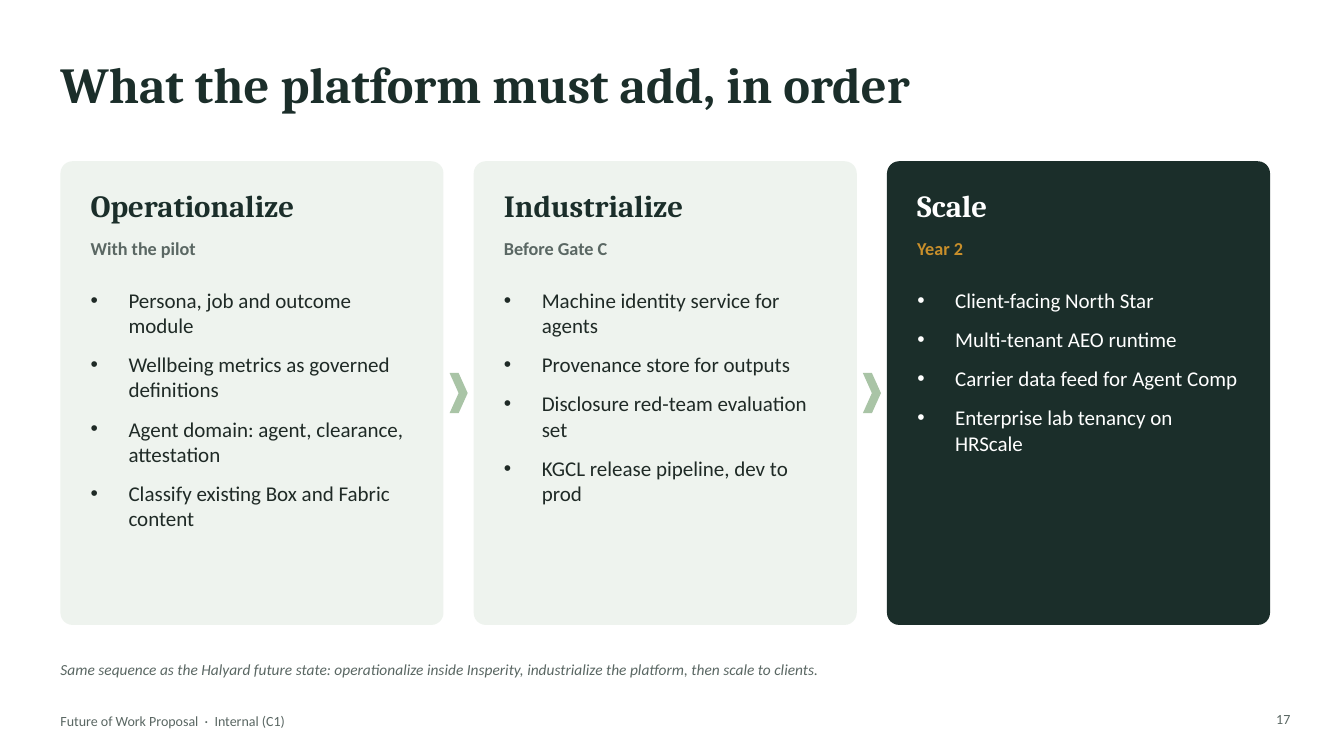
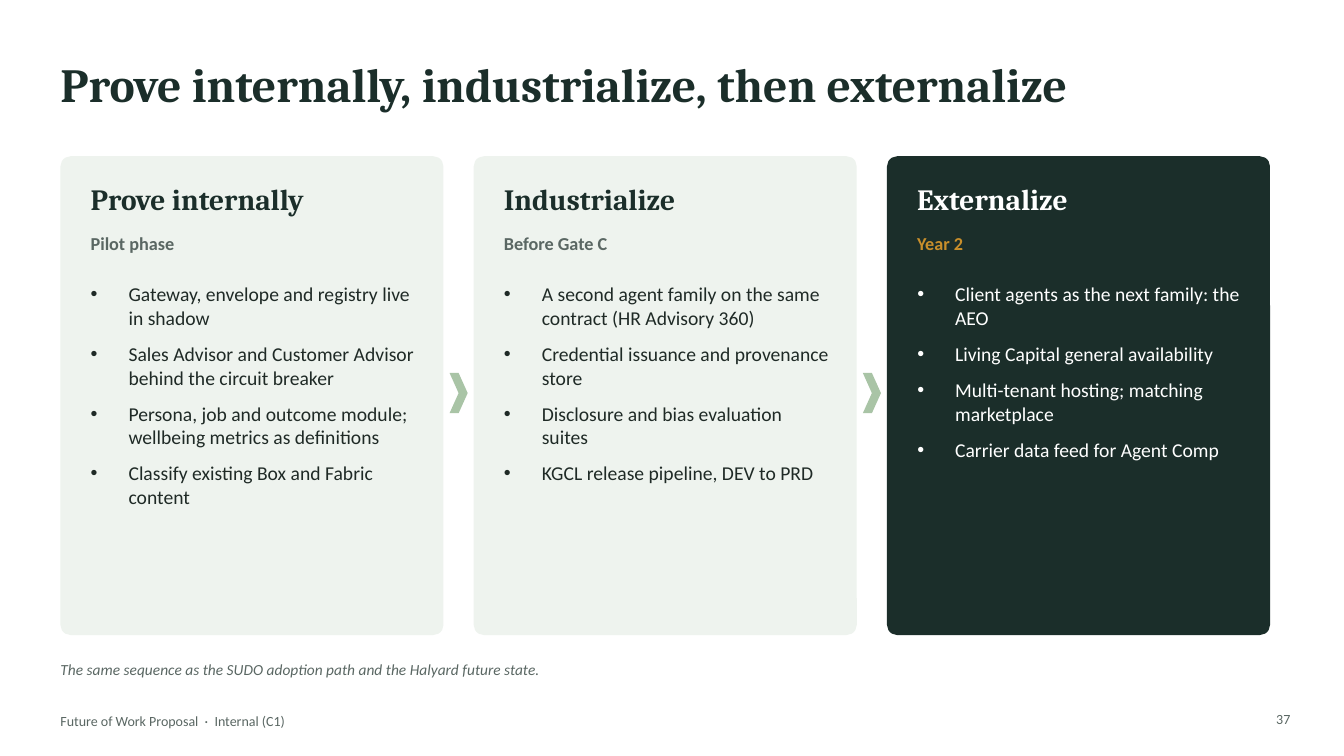
Before and after one commit to jeffw5/PLM-Dashboard, a slide deck: slide 37 of HR Services Provider/The Future of Work/Future-of-Work-Proposal.pptx (slide 17 before the commit). Drawn at 1344x756 pixels with LibreOffice and Linux fonts; fonts in the diff are those of the drawing. Boxes give left, top, right and bottom in pixels: in the first picture for what was removed or moved away, otherwise in the second. Text is boxed around its words. In the diff, an @@ line names an element or a change of style, - is before the commit and + after.

Commit message:
updated future work proposal

```diff
--- a/HR Services Provider/The Future of Work/Future-of-Work-Proposal.pptx
+++ b/HR Services Provider/The Future of Work/Future-of-Work-Proposal.pptx
@@ title at box(60, 69, 1067, 112): text changed; size 36 to 34 pt @@
-What the platform must add, in order
+Prove internally, industrialize, then externalize
@@ rounded rectangle: place and size @@
-rounded rectangle at box(60, 161, 444, 625)
+rounded rectangle at box(60, 156, 444, 635)
@@ rounded rectangle: place and size @@
-rounded rectangle at box(474, 161, 857, 625)
+rounded rectangle at box(474, 156, 857, 635)
@@ proportions changed in 3 elements at box(60, 156, 444, 635), box(474, 156, 857, 635), box(887, 156, 1270, 635) @@
@@ rounded rectangle: place and size @@
-rounded rectangle at box(887, 161, 1270, 625)
+rounded rectangle at box(887, 156, 1270, 635)
@@ text at box(91, 189, 304, 217): text changed; size 22 to 21 pt @@
-Operationalize
+Prove internally
@@ text "Industrialize" at box(504, 189, 675, 211): size 22 to 21 pt @@
@@ text at box(917, 189, 1068, 210): text changed; size 22 to 21 pt @@
-Scale
+Externalize
@@ text at box(91, 237, 174, 253): text changed @@
-With the pilot
+Pilot phase
@@ text "Before Gate C": place and size @@
-text "Before Gate C" at box(504, 242, 608, 255)
+text "Before Gate C" at box(504, 237, 608, 250)
@@ text "Year 2": place and size @@
-text "Year 2" at box(917, 243, 963, 255)
+text "Year 2" at box(917, 238, 963, 250)
@@ text at box(129, 287, 414, 448): text changed; size 15 to 14 pt @@
-• Persona, job and outcome module
-• Wellbeing metrics as governed definitions
-• Agent domain: agent, clearance, attestation
+• Gateway, envelope and registry live in shadow
+• Sales Advisor and Customer Advisor behind the circuit breaker
+• Persona, job and outcome module; wellbeing metrics as definitions
@@ text at box(542, 287, 829, 483): text changed; size 15 to 14 pt @@
-• Machine identity service for agents
-• Provenance store for outputs
-• Disclosure red-team evaluation set
-• KGCL release pipeline, dev to prod
+• A second agent family on the same contract (HR Advisory 360)
+• Credential issuance and provenance store
+• Disclosure and bias evaluation suites
+• KGCL release pipeline, DEV to PRD
@@ text at box(955, 287, 1240, 424): text changed; size 15 to 14 pt @@
-• Client-facing North Star
-• Multi-tenant AEO runtime
+• Client agents as the next family: the AEO
+• Living Capital general availability
+• Multi-tenant hosting; matching marketplace
@@ text at box(955, 410, 1172, 451): paragraph removed @@
-• Enterprise lab tenancy on HRScale
@@ text at box(955, 443, 1219, 461): size 15 to 14 pt in "Carrier data feed for Agent Comp"; less space between paragraphs @@
@@ text at box(129, 466, 373, 504): size 15 to 14 pt in "Classify existing Box and Fabric content"; less space between paragraphs @@
@@ text at box(60, 664, 539, 678): text changed @@
-Same sequence as the Halyard future state: operationalize inside Insperity, industrialize the platform, then scale to clients.
+The same sequence as the SUDO adoption path and the Halyard future state.
@@ page number at box(1276, 715, 1290, 724): text changed @@
-17
+37
```
Also in this commit, not shown: 10 other slides changed, 27 slides added, 6 slides removed.
